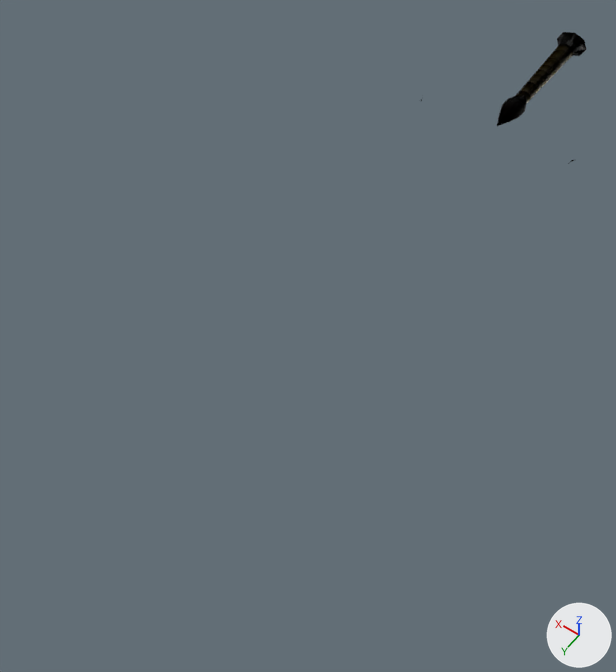
Before and after pictures for a commit that changed the glTF model models/sword_old_ironsword_old_ironsword.glb.
Before and after are seen from a 50 mm lens placed at (-0.488, 1.417, 1.066), pointed at (0.035, 0.684, -0.084). Lighting does not change. The marker at lower right points along +X, +Y and +Z. The older version comes first. Vertices at exactly the same position are counted once.
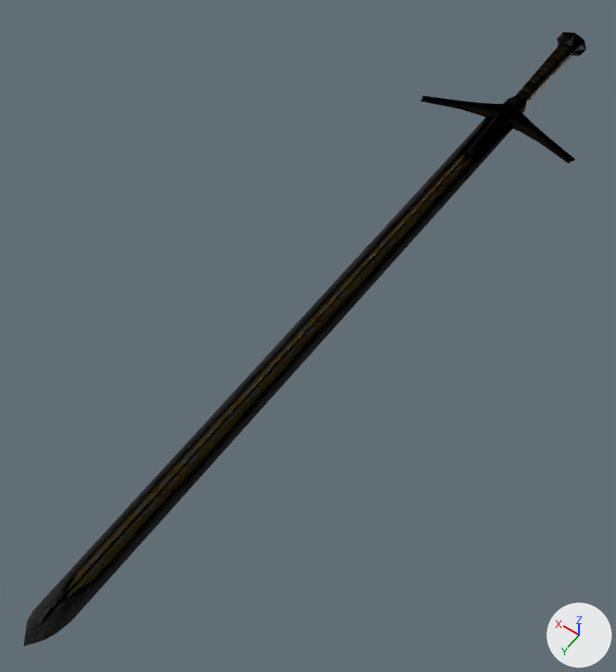
The change, as a diff of the scene's bpy script:
```diff
--- a/models/sword_old_ironsword_old_ironsword.glb.py
+++ b/models/sword_old_ironsword_old_ironsword.glb.py
@@ mat_old_ironsword_001 @@
+mat_old_ironsword_001 = principled_material('old_ironsword.001')
+mat_old_ironsword_001.texture = img_image_0
+mat_old_ironsword_001.metallic = 0.1
+mat_old_ironsword_001.roughness = 0.6
@@ me_mesh_0 @@
 # used by ob_mesh_0; location = (0.0, 0.0, 0.0)
-me_mesh_0.from_pydata(...)  # 113 vertices, 192 faces; spans x -0.168..0.167, y -0.283..0.12, z -0.028..0.027
+me_mesh_0.from_pydata(...)  # 509 vertices, 978 faces; spans x -0.168..0.167, y -0.283..1.337, z -0.028..0.027
+# me_mesh_0 part 1: a new loose piece of 117 vertices spanning x -0.03..0.03, y 0.08..1.337, z -0.006..0.006, in mat_old_ironsword_001 (picture img_image_0)
+# me_mesh_0 part 2
+# 258 vertices are added at x -0.167..0.167, y 0.033..0.205, z -0.017..0.018
+# 6 new vertices lie (0.001, -0.028, 0.0) away from vertices in x 0.004..0.009, y 0.202, z -0.009..0.01
+# 8 new vertices lie (0.0, 0.0, 0.005) away from vertices in x -0.017..0.013, y 0.08..0.204, z -0.005..-0.004
+# 7 new vertices lie (0.0, 0.0, 0.004) away from vertices in x -0.013..0.013, y 0.117..0.204, z 0.001
+# 578 new faces join them, mat_old_ironsword_001 (picture img_image_0)
 me_mesh_0.materials.append(mat_material_0)
+me_mesh_0.materials.append(mat_old_ironsword_001)  # picture img_image_0
```

Boxes [x1, y1, x2, y2] around the edits, measured in the pictures (616 x 672 px):
'Mesh_0', reshaped (241% wider, 362% taller): before [422, 32, 586, 164]; after [24, 32, 586, 646]
part 1 of me_mesh_0, added: after [24, 116, 514, 646]
part 2 of me_mesh_0, added: after [421, 96, 575, 163]
